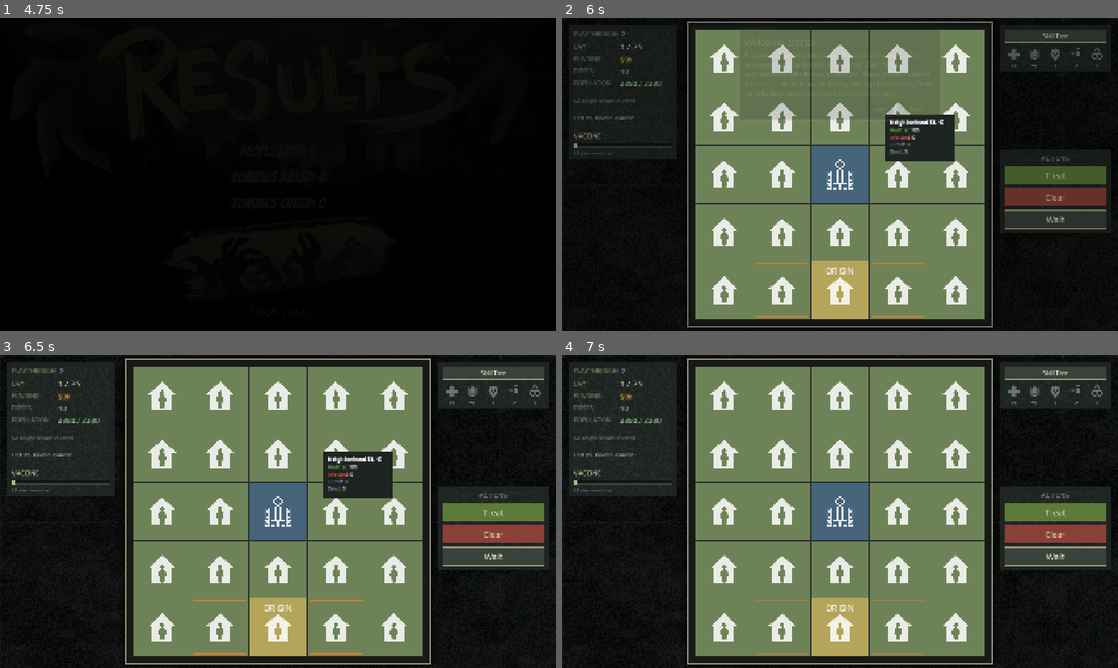
Above: before the commit, frames 1-4 (two rows, left to right).
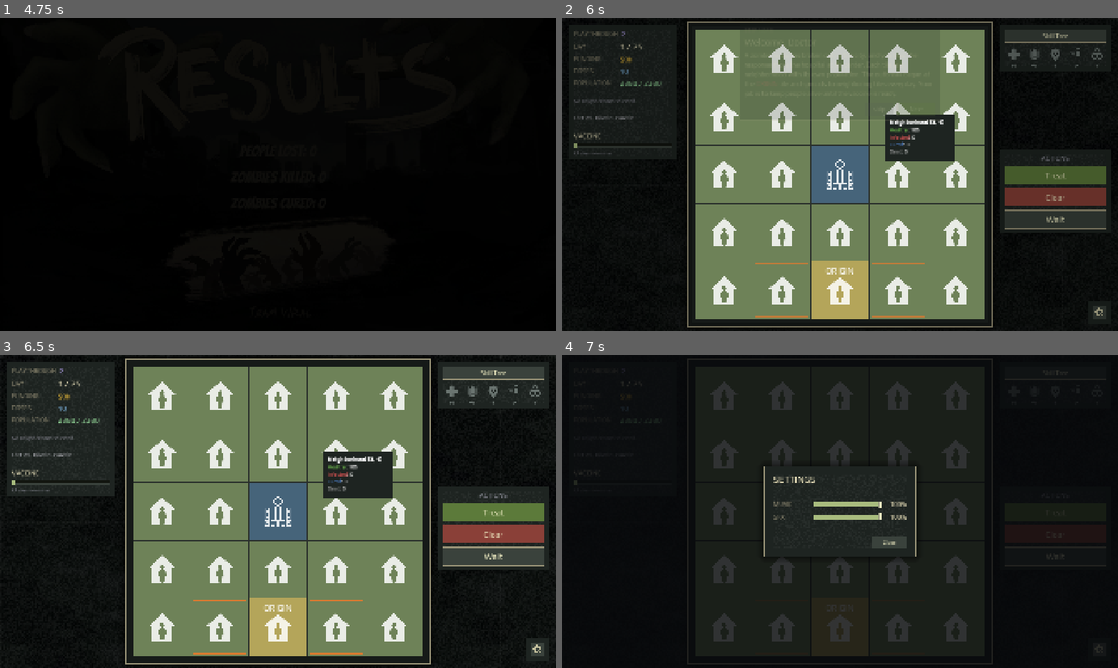
Above: after the commit, the same moments.

Repository: yuleedev/sgai-26
Game: Godot game, scene res://scenes/end_screen.tscn
The game is run twice, just before and just after one commit, with the same random seed, the same clock (stepped at 60 frames per second) and the same inputs. This scene is started directly instead of the project's main scene. Sound files missing from this copy of the repository are replaced by a short silence.
Inputs (mouse positions are in pixels of both pictures, inside the frame that each line leads up to):
- Up to frame 1 (4.75 s): click (283, 259) at 0.5 s; tap Enter (ui_accept) at 1.25, 1.52, 2.27, 3.77, 4.52 s; move the mouse to (250, 237) at 1.27 s; click (250, 237) at 1.42 s; move the mouse to (444, 221) at 2.02 s; click (444, 221) at 2.17 s; move the mouse to (111, 127) at 2.77 s; click (111, 127) at 2.92 s; move the mouse to (305, 174) at 3.52 s; click (305, 174) at 3.67 s; move the mouse to (194, 96) at 4.27 s; click (194, 96) at 4.42 s
- Up to frame 2 (6 s): tap Escape (ui_cancel) at 4.9 s; click "Skill Tree" at 5 s; click "Skip" at 5.75 s
- Up to frame 3 (6.5 s): no input
- Up to frame 4 (7 s): click (1101, 649) at 6.52 s

Frame 1 is identical in both runs. In frame 2, 0.1% of the frame differs, in the area x 95-98%, y 92-97%; in frame 3, 0.1%; in frame 4, 57%, in the area x 2-98%, y 1-99%.

Commit message:
Settings for volume of music/sfx

Diff:
--- a/project.godot
+++ b/project.godot
@@ -22,6 +22,7 @@
 [autoload]
 
 GameResults="*uid://pvqgc24ac4il"
+AudioSettings="*res://scripts/core/audio_settings.gd"
 Music="*res://scripts/core/music_player.gd"
 ClickSound="*res://scripts/core/click_sound.gd"
 Palette="*res://scripts/core/palette.gd"
--- /dev/null
+++ b/scripts/core/audio_settings.gd
@@ -0,0 +1,63 @@
+extends Node
+
+signal volumes_changed
+
+const MUSIC_BUS := "Music"
+const SFX_BUS := "SFX"
+const CONFIG_PATH := "user://audio_settings.cfg"
+const SILENT_THRESHOLD := 0.001
+
+var music_volume := 1.0
+var sfx_volume := 1.0
+
+func _ready() -> void:
+	_ensure_bus(MUSIC_BUS)
+	_ensure_bus(SFX_BUS)
+	_load()
+	_apply(MUSIC_BUS, music_volume)
+	_apply(SFX_BUS, sfx_volume)
+
+func set_music_volume(value: float) -> void:
+	music_volume = clampf(value, 0.0, 1.0)
+	_apply(MUSIC_BUS, music_volume)
+	_save()
+	volumes_changed.emit()
+
+func set_sfx_volume(value: float) -> void:
+	sfx_volume = clampf(value, 0.0, 1.0)
+	_apply(SFX_BUS, sfx_volume)
+	_save()
+	volumes_changed.emit()
+
+func _ensure_bus(bus_name: String) -> int:
+	var index := AudioServer.get_bus_index(bus_name)
+	if index != -1:
+		return index
+	index = AudioServer.bus_count
+	AudioServer.add_bus(index)
+	AudioServer.set_bus_name(index, bus_name)
+	AudioServer.set_bus_send(index, "Master")
+	return index
+
+func _apply(bus_name: String, volume: float) -> void:
+	var index := AudioServer.get_bus_index(bus_name)
+	if index == -1:
+		return
+	if volume <= SILENT_THRESHOLD:
+		AudioServer.set_bus_mute(index, true)
+		return
+	AudioServer.set_bus_mute(index, false)
+	AudioServer.set_bus_volume_db(index, linear_to_db(volume))
+
+func _load() -> void:
+	var config := ConfigFile.new()
+	if config.load(CONFIG_PATH) != OK:
+		return
+	music_volume = clampf(config.get_value("audio", "music", music_volume), 0.0, 1.0)
+	sfx_volume = clampf(config.get_value("audio", "sfx", sfx_volume), 0.0, 1.0)
+
+func _save() -> void:
+	var config := ConfigFile.new()
+	config.set_value("audio", "music", music_volume)
+	config.set_value("audio", "sfx", sfx_volume)
+	config.save(CONFIG_PATH)
--- a/scripts/core/click_sound.gd
+++ b/scripts/core/click_sound.gd
@@ -10,11 +10,13 @@
 func _ready() -> void:
 	stream = CLICK
 	volume_db = CLICK_VOLUME_DB
+	bus = AudioSettings.SFX_BUS
 	process_mode = Node.PROCESS_MODE_ALWAYS
 
 	hover_player = AudioStreamPlayer.new()
 	hover_player.stream = HOVER
 	hover_player.volume_db = HOVER_VOLUME_DB
+	hover_player.bus = AudioSettings.SFX_BUS
 	hover_player.process_mode = Node.PROCESS_MODE_ALWAYS
 	add_child(hover_player)
 
--- a/scripts/core/game_manager.gd
+++ b/scripts/core/game_manager.gd
@@ -40,6 +40,8 @@
 
 const HUD_MARGIN := 24.0  # shared left/right screen margin so the board sits centered between the two side panels
 const RIGHT_HUD_WIDTH := 240.0  # wider of the old skill-panel (200) and action-panel (240) content widths
+const SETTINGS_BUTTON_SIZE := 48.0
+const SETTINGS_ICON_INSET := 10.0
 const RIGHT_HUD_BLOCK_GAP := 269.0  # matches the previous gap between the (top-anchored) skill panel
 									 # and the (independently center-anchored) action panel at 1920x1080
 const TREAT_COLOR := Color(0.49, 0.84, 0.34)       # green (cure) -- was blue, now matches the "+cured" text color
@@ -50,6 +52,8 @@
 # button fill colors (TREAT/CLEAR/WAIT) now live in Palette.gd, shared with
 # every other screen's buttons rather than being local to this file
 
+const GearIconScript := preload("res://scripts/ui/gear_icon.gd")
+const SettingsPanelScript := preload("res://scripts/ui/settings_panel.gd")
 const SkillTreeScript := preload("res://scripts/ui/skill_tree.gd")  # lets us read SKILLS without instantiating the tree
 
 signal game_ended_signal(ending: String, people_lost: int, zombies_killed: int, zombies_cured: int, total_population: int)
@@ -112,6 +116,9 @@
 var skill_button_panel: PanelContainer
 var skill_preview_icons: Dictionary = {}  # icon_path -> {"node": TextureRect, "keys": Array[String]}
 var tutorial_ref: CanvasLayer
+var settings_ref: CanvasLayer
+var settings_button: Button
+var settings_button_panel: PanelContainer
 var action_history: Array[String] = []
 var action_targets: Array[Dictionary] = []
 var upgrade_purchases: Array[Dictionary] = []
@@ -167,6 +174,9 @@
 	refresh_status()
 	maybe_start_tutorial.call_deferred()
 	fade_in()
+	map_music.bus = AudioSettings.MUSIC_BUS
+	treat_sound.bus = AudioSettings.SFX_BUS
+	clear_sound.bus = AudioSettings.SFX_BUS
 	map_music.finished.connect(map_music.play)
 	map_music.play()
 
@@ -1068,6 +1078,7 @@
 	hud_font = _make_ui_font()
 	_build_status_panel()
 	_build_right_hud()
+	_build_settings_button()
 	selection_highlight = Line2D.new()
 	selection_highlight.width = 4.0
 	selection_highlight.default_color = Palette.HIGHLIGHT_BONE
@@ -1350,6 +1361,48 @@
 		style.set_border_width_all(1)
 		style.border_color = Palette.ICON_TINT_LOCKED
 	pip.add_theme_stylebox_override("panel", style)
+
+func _build_settings_button() -> void:
+	var panel := PanelContainer.new()
+	panel.anchor_left = 1.0
+	panel.anchor_right = 1.0
+	panel.anchor_top = 1.0
+	panel.anchor_bottom = 1.0
+	panel.grow_horizontal = Control.GROW_DIRECTION_BEGIN
+	panel.grow_vertical = Control.GROW_DIRECTION_BEGIN
+	panel.offset_right = -HUD_MARGIN
+	panel.offset_bottom = -HUD_MARGIN
+	panel.add_theme_stylebox_override("panel", _make_hud_panel_style(HudStyle.AccentEdge.BORDERED))
+	$UI.add_child(panel)
+	settings_button_panel = panel
+	_add_panel_grain(panel)
+
+	var button := Button.new()
+	button.custom_minimum_size = Vector2(SETTINGS_BUTTON_SIZE, SETTINGS_BUTTON_SIZE)
+	button.tooltip_text = "Settings"
+	_style_hud_button(button, Palette.NEUTRAL_BUTTON_FILL)
+	button.pressed.connect(_on_settings_pressed)
+	panel.add_child(button)
+	settings_button = button
+
+	var icon := GearIconScript.new() as Control
+	icon.set_anchors_preset(Control.PRESET_FULL_RECT)
+	icon.offset_left = SETTINGS_ICON_INSET
+	icon.offset_top = SETTINGS_ICON_INSET
+	icon.offset_right = -SETTINGS_ICON_INSET
+	icon.offset_bottom = -SETTINGS_ICON_INSET
+	button.add_child(icon)
+
+func _on_settings_pressed() -> void:
+	if settings_ref != null and is_instance_valid(settings_ref):
+		return
+	var settings: CanvasLayer = SettingsPanelScript.new()
+	settings_ref = settings
+	settings.closed.connect(_on_settings_closed)
+	add_child(settings)
+
+func _on_settings_closed() -> void:
+	settings_ref = null
 
 func _build_action_panel_block() -> PanelContainer:
 	# sizing/positioning is owned by the parent right-hud VBoxContainer, not here
@@ -1545,7 +1598,7 @@
 func _process(_delta: float) -> void:
 	if hover_popup == null:
 		return
-	if tooltip_suppressed:
+	if tooltip_suppressed or (settings_ref != null and is_instance_valid(settings_ref)):
 		_fade_hover_popup(false)
 		return
 	var cell := grid.local_to_map(grid.to_local(get_global_mouse_position()))
--- a/scripts/core/music_player.gd
+++ b/scripts/core/music_player.gd
@@ -1,6 +1,9 @@
 extends AudioStreamPlayer
 
 var _fade_tween: Tween
+
+func _ready() -> void:
+	bus = AudioSettings.MUSIC_BUS
 
 func play_track(track: AudioStream, track_volume_db: float = 0.0) -> void:
 	if stream == track and playing:
--- a/scripts/ui/end_screen.gd
+++ b/scripts/ui/end_screen.gd
@@ -141,6 +141,8 @@
 
 
 	Music.play_track(TITLE_MUSIC, -10.0)
+	start_game_sound.bus = AudioSettings.SFX_BUS
+	arms_in_sound.bus = AudioSettings.SFX_BUS
 	start_game_sound.finished.connect(Music.fade_out)
 
 	# center pivots
--- /dev/null
+++ b/scripts/ui/gear_icon.gd
@@ -0,0 +1,37 @@
+extends Control
+
+const TOOTH_COUNT := 8
+
+var color: Color = Palette.ICON_TINT
+
+func _init() -> void:
+	mouse_filter = Control.MOUSE_FILTER_IGNORE
+
+func _draw() -> void:
+	var radius := minf(size.x, size.y) / 2.0
+	if radius <= 0.0:
+		return
+	var center := size / 2.0
+	var band := radius * 0.30
+	var ring_radius := radius * 0.52
+
+	for i in range(TOOTH_COUNT):
+		var angle := TAU * float(i) / float(TOOTH_COUNT)
+		var dir := Vector2(cos(angle), sin(angle))
+		var side := Vector2(-dir.y, dir.x)
+		var base := center + dir * (ring_radius + band * 0.2)
+		var tip := center + dir * radius
+		var base_half := side * radius * 0.24
+		var tip_half := side * radius * 0.17
+		draw_colored_polygon(PackedVector2Array([
+			base - base_half,
+			tip - tip_half,
+			tip + tip_half,
+			base + base_half,
+		]), color)
+
+	draw_arc(center, ring_radius, 0.0, TAU, 48, color, band, true)
+
+func _notification(what: int) -> void:
+	if what == NOTIFICATION_RESIZED:
+		queue_redraw()
--- /dev/null
+++ b/scripts/ui/settings_panel.gd
@@ -0,0 +1,205 @@
+extends CanvasLayer
+
+signal closed
+
+const CONTENT_WIDTH := 460.0
+const SLIDER_HEIGHT := 24.0
+const DIM_COLOR := Color(0.03, 0.035, 0.045, 0.82)
+
+var dim: ColorRect
+var panel: PanelContainer
+var music_slider: HSlider
+var sfx_slider: HSlider
+var music_value: Label
+var sfx_value: Label
+var ui_font: Font
+var is_closing := false
+
+func _ready() -> void:
+	layer = 90
+	ui_font = HudStyle.make_ui_font()
+	_build()
+	_animate_in()
+
+func _build() -> void:
+	dim = ColorRect.new()
+	dim.color = DIM_COLOR
+	dim.set_anchors_preset(Control.PRESET_FULL_RECT)
+	dim.mouse_filter = Control.MOUSE_FILTER_STOP
+	add_child(dim)
+
+	var center := CenterContainer.new()
+	center.set_anchors_preset(Control.PRESET_FULL_RECT)
+	center.mouse_filter = Control.MOUSE_FILTER_IGNORE
+	add_child(center)
+
+	panel = PanelContainer.new()
+	var style := HudStyle.make_panel_style(HudStyle.AccentEdge.BORDERED)
+	style.content_margin_left = 32
+	style.content_margin_right = 32
+	style.content_margin_top = 26
+	style.content_margin_bottom = 26
+	style.shadow_color = Color(0, 0, 0, 0.45)
+	style.shadow_size = 26
+	panel.add_theme_stylebox_override("panel", style)
+	center.add_child(panel)
+	_add_panel_grain(panel)
+
+	var vbox := VBoxContainer.new()
+	vbox.add_theme_constant_override("separation", 18)
+	vbox.custom_minimum_size = Vector2(CONTENT_WIDTH, 0)
+	panel.add_child(vbox)
+
+	var title := Label.new()
+	title.text = "SETTINGS"
+	if ui_font != null:
+		title.add_theme_font_override("font", ui_font)
+	title.add_theme_font_size_override("font_size", 32)
+	title.add_theme_color_override("font_color", Palette.TEXT_BONE)
+	vbox.add_child(title)
+
+	vbox.add_child(_make_separator())
+
+	music_slider = _add_slider_row(vbox, "MUSIC", AudioSettings.music_volume)
+	music_value = music_slider.get_meta("value_label")
+	music_slider.value_changed.connect(_on_music_changed)
+
+	sfx_slider = _add_slider_row(vbox, "SFX", AudioSettings.sfx_volume)
+	sfx_value = sfx_slider.get_meta("value_label")
+	sfx_slider.value_changed.connect(_on_sfx_changed)
+
+	vbox.add_child(_make_separator())
+
+	var close_button := Button.new()
+	close_button.text = "Close"
+	close_button.custom_minimum_size = Vector2(120, 44)
+	close_button.size_flags_horizontal = Control.SIZE_SHRINK_END
+	if ui_font != null:
+		close_button.add_theme_font_override("font", ui_font)
+	close_button.add_theme_font_size_override("font_size", 18)
+	HudStyle.style_button(close_button, Palette.NEUTRAL_BUTTON_FILL)
+	close_button.pressed.connect(close)
+	vbox.add_child(close_button)
+
+func _add_panel_grain(target: PanelContainer) -> void:
+	var grain := ColorRect.new()
+	grain.mouse_filter = Control.MOUSE_FILTER_IGNORE
+	var material := ShaderMaterial.new()
+	material.shader = load("res://shaders/panel_grain.gdshader")
+	grain.material = material
+	target.add_child(grain)
+
+func _add_slider_row(parent: Node, label_text: String, value: float) -> HSlider:
+	var row := HBoxContainer.new()
+	row.add_theme_constant_override("separation", 16)
+	parent.add_child(row)
+
+	var name_label := Label.new()
+	name_label.text = label_text
+	name_label.custom_minimum_size = Vector2(120, 0)
+	if ui_font != null:
+		name_label.add_theme_font_override("font", ui_font)
+	name_label.add_theme_font_size_override("font_size", 22)
+	name_label.add_theme_color_override("font_color", Palette.TEXT_BONE_MUTED)
+	row.add_child(name_label)
+
+	var slider := HSlider.new()
+	slider.min_value = 0.0
+	slider.max_value = 1.0
+	slider.step = 0.05
+	slider.value = value
+	slider.custom_minimum_size = Vector2(0, SLIDER_HEIGHT)
+	slider.size_flags_horizontal = Control.SIZE_EXPAND_FILL
+	slider.size_flags_vertical = Control.SIZE_SHRINK_CENTER
+	_style_slider(slider)
+	row.add_child(slider)
+
+	var value_label := Label.new()
+	value_label.text = _format_percent(value)
+	value_label.custom_minimum_size = Vector2(70, 0)
+	value_label.horizontal_alignment = HORIZONTAL_ALIGNMENT_RIGHT
+	if ui_font != null:
+		value_label.add_theme_font_override("font", ui_font)
+	value_label.add_theme_font_size_override("font_size", 22)
+	value_label.add_theme_color_override("font_color", Palette.TEXT_BONE)
+	row.add_child(value_label)
+
+	slider.set_meta("value_label", value_label)
+	return slider
+
+func _style_slider(slider: HSlider) -> void:
+	var trough := StyleBoxFlat.new()
+	trough.bg_color = Palette.VACCINE_TROUGH_BG
+	trough.set_corner_radius_all(0)
+	trough.set_border_width_all(1)
+	trough.border_color = Palette.VACCINE_TROUGH_BORDER
+	trough.content_margin_top = 7
+	trough.content_margin_bottom = 7
+	slider.add_theme_stylebox_override("slider", trough)
+
+	var fill := StyleBoxFlat.new()
+	fill.bg_color = Palette.VACCINE_FILL
+	fill.set_corner_radius_all(0)
+	slider.add_theme_stylebox_override("grabber_area", fill)
+
+	var fill_highlight := fill.duplicate() as StyleBoxFlat
+	fill_highlight.bg_color = Palette.VACCINE_FILL.lightened(0.12)
+	slider.add_theme_stylebox_override("grabber_area_highlight", fill_highlight)
+
+	var grabber := _make_grabber(Palette.HIGHLIGHT_BONE)
+	slider.add_theme_icon_override("grabber", grabber)
+	slider.add_theme_icon_override("grabber_disabled", grabber)
+	slider.add_theme_icon_override("grabber_highlight", _make_grabber(Color.WHITE))
+
+func _make_grabber(color: Color) -> ImageTexture:
+	var image := Image.create(10, 24, false, Image.FORMAT_RGBA8)
+	image.fill(color)
+	for y in range(image.get_height()):
+		image.set_pixel(0, y, Palette.PANEL_BG)
+		image.set_pixel(image.get_width() - 1, y, Palette.PANEL_BG)
+	return ImageTexture.create_from_image(image)
+
+func _make_separator() -> HSeparator:
+	var sep := HSeparator.new()
+	var line_style := StyleBoxLine.new()
+	line_style.color = Palette.SEPARATOR_COLOR
+	line_style.thickness = 1
+	sep.add_theme_stylebox_override("separator", line_style)
+	sep.add_theme_constant_override("separation", 17)
+	return sep
+
+func _format_percent(value: float) -> String:
+	return "%d%%" % roundi(value * 100.0)
+
+func _on_music_changed(value: float) -> void:
+	music_value.text = _format_percent(value)
+	AudioSettings.set_music_volume(value)
+
+func _on_sfx_changed(value: float) -> void:
+	sfx_value.text = _format_percent(value)
+	AudioSettings.set_sfx_volume(value)
+
+func _animate_in() -> void:
+	dim.modulate.a = 0.0
+	panel.modulate.a = 0.0
+	var tween := create_tween()
+	tween.set_parallel(true)
+	tween.tween_property(dim, "modulate:a", 1.0, 0.18)
+	tween.tween_property(panel, "modulate:a", 1.0, 0.22)
+
+func _input(event: InputEvent) -> void:
+	if event.is_action_pressed("ui_cancel"):
+		close()
+		get_viewport().set_input_as_handled()
+
+func close() -> void:
+	if is_closing:
+		return
+	is_closing = true
+	var tween := create_tween()
+	tween.set_parallel(true)
+	tween.tween_property(panel, "modulate:a", 0.0, 0.16)
+	tween.tween_property(dim, "modulate:a", 0.0, 0.2)
+	await tween.finished
+	closed.emit()
+	queue_free()
--- a/scripts/ui/skill_tree.gd
+++ b/scripts/ui/skill_tree.gd
@@ -110,6 +110,7 @@
 
 	purchase_sound_player.stream = PURCHASE_SOUND
 	purchase_sound_player.volume_db = -18.0
+	purchase_sound_player.bus = AudioSettings.SFX_BUS
 	add_child(purchase_sound_player)
 
 func _make_ui_font() -> Font:
--- a/scripts/ui/start_screen.gd
+++ b/scripts/ui/start_screen.gd
@@ -64,6 +64,8 @@
 
 func _ready() -> void:
 	Music.play_track(TITLE_MUSIC, -10.0)
+	start_game_sound.bus = AudioSettings.SFX_BUS
+	arms_in_sound.bus = AudioSettings.SFX_BUS
 	# center pivots
 	left_hand.pivot_offset = left_hand.size / 2.0
 	right_hand.pivot_offset = right_hand.size / 2.0
Not shown, added: scripts/core/audio_settings.gd.uid
Not shown, added: scripts/ui/gear_icon.gd.uid
Not shown, added: scripts/ui/settings_panel.gd.uid
